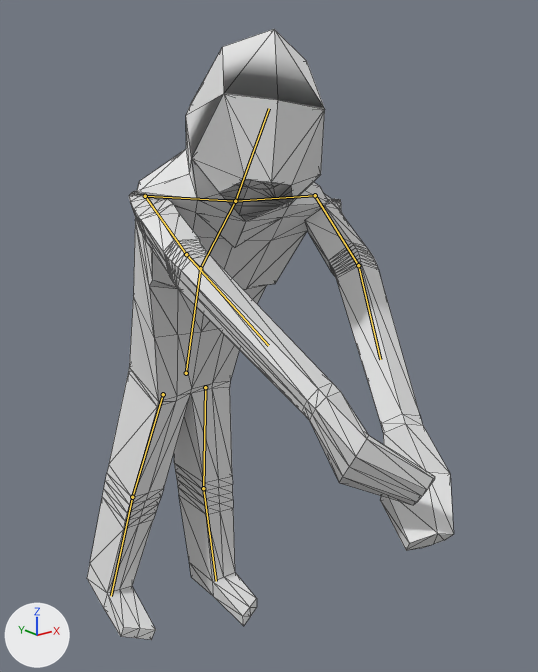
An edit to the glTF model game/Assets/Models/zombie.glb, drawn before and after from the same camera.
One viewpoint serves both versions: a 50 mm camera at (-2.11, -3.49, 2.92) aimed at (-0.02, -0.88, 1.87). The axes (+X, +Y, +Z) are drawn at lower left. The lights are the same throughout. Both versions are drawn at frame 10 of the action 'attack'; the numbers are the values there. The bones that bend it are drawn over the model as lines. Mesh edges are drawn as thin lines.

The first picture shows 'zombie'.
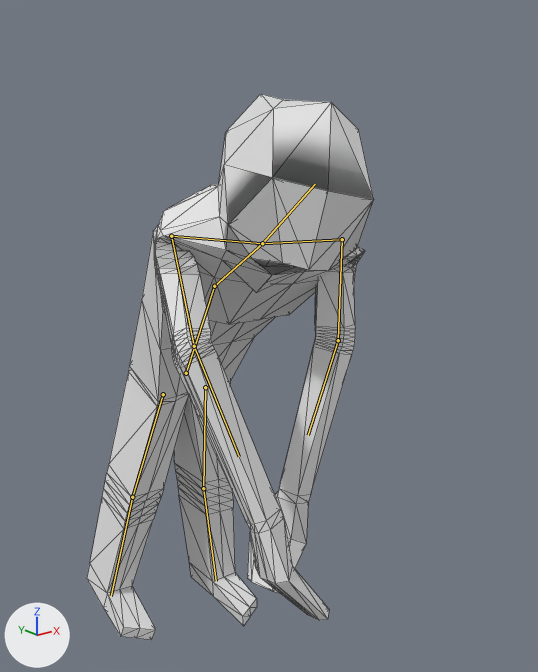
The edits, one by one:
Bone 'Bone' (bone_bone) turns from (25, -11, 1) to (36, -11, -1) degrees about its own x, y and z.
Bone 'Bone.005' (bone_bone_005) turns from (107, -19, 93) to (87, -11, 90) degrees about its own x, y and z.
Bone 'Bone.007' (bone_bone_007) turns from (99, 1, -116) to (71, -19, -120) degrees about its own x, y and z.

What differs and where, as boxes (x1, y1, x2, y2) in the pictures (538 x 672 px):
'zombie', posed (22% narrower, 11% shorter)
    before: (87, 29, 454, 640)
    after: (87, 94, 374, 640)
bone 'Bone', root to tip
    before: (186, 373) to (200, 268)
    after: (186, 373) to (214, 286)
bone 'Bone.005', root to tip
    before: (145, 196) to (186, 254)
    after: (171, 236) to (194, 346)
bone 'Bone.007', root to tip
    before: (315, 195) to (358, 265)
    after: (342, 239) to (338, 340)
